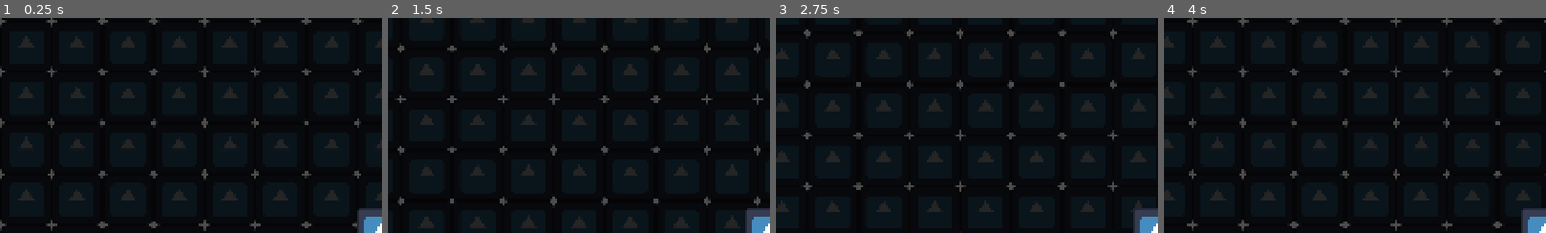
Above: before the commit, frames 1-4 (left to right).
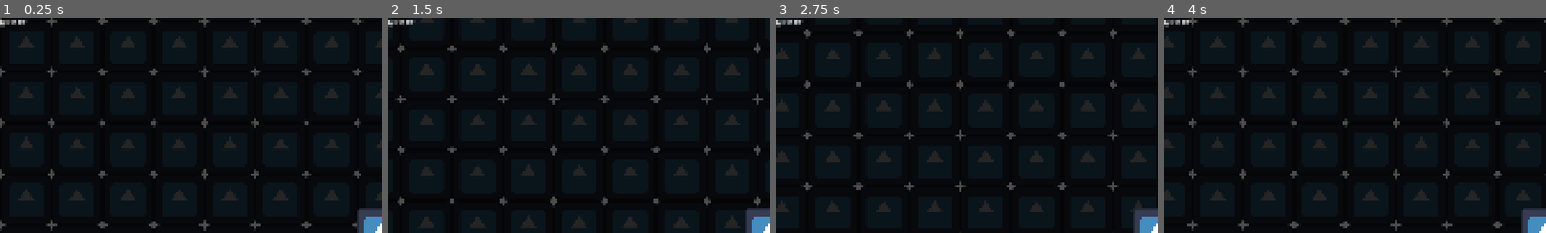
Above: after the commit, the same moments.

Repository: Lightbringer453/DungeonLB
Game: Godot game, scene res://scenes/main_game.tscn
Two runs of this game, one before a commit and one after it. Both use one fixed random seed, a clock stepped at 60 frames per second and the inputs below. The engine's default icon, where the game draws it, is replaced by a stand-in: a white triangle on a blue panel in a dark square.
Inputs:
- Up to frame 1 (0.25 s): no input
- Up to frame 2 (1.5 s): tap Enter at 0.5 s; hold Right (ui_right) 0.53-1.28 s; hold Down (ui_down) from 1.28 s (still down)
- Up to frame 3 (2.75 s): release Down (ui_down) at 2.03 s; hold Right (ui_right) from 2.03 s (still down)
- Up to frame 4 (4 s): release Right (ui_right) at 2.78 s; hold Up (ui_up) 2.78-3.53 s; hold Left (ui_left) from 3.53 s (still down)
The pictures show only the part of the screen within x 0-50%, y 0-50%; the shares and areas given below are measured in that part.

The runs differ from the first frame. In frame 1, 0.2% of the frame differs, in the area x 0-8%, y 0-5%; in frame 2, 0.2%; in frame 3, 0.2%; in frame 4, 0.1%.

Commit message:
feat: complete experience system and refactor enemy

Diff:
--- a/scenes/enemies/slime.tscn
+++ b/scenes/enemies/slime.tscn
@@ -2,6 +2,7 @@
 
 [ext_resource type="Script" uid="uid://ccvn5u67soet2" path="res://scripts/enemies/slime.gd" id="1_ahq63"]
 [ext_resource type="Texture2D" uid="uid://dlqmned1lon18" path="res://icon.svg" id="1_rldp6"]
+[ext_resource type="PackedScene" uid="uid://djb2orvjs6dtn" path="res://scenes/pickups/XPGem.tscn" id="2_ankfk"]
 [ext_resource type="Script" uid="uid://cpwf2i0vo70km" path="res://scripts/components/hurtbox_component.gd" id="3_4h4y0"]
 [ext_resource type="Script" uid="uid://bt5tdua0rmte7" path="res://scripts/components/health_component.gd" id="4_b58ev"]
 
@@ -14,9 +15,9 @@
 [sub_resource type="CircleShape2D" id="CircleShape2D_h70q2"]
 radius = 26.0
 
-[node name="Slime" type="CharacterBody2D" unique_id=688680531 groups=["enemies"]]
-motion_mode = 1
+[node name="Slime" type="Area2D" unique_id=11711418 groups=["enemies"]]
 script = ExtResource("1_ahq63")
+xp_gem_scene = ExtResource("2_ankfk")
 
 [node name="Sprite2D" type="Sprite2D" parent="." unique_id=1997872795]
 scale = Vector2(0.4, 0.4)
--- a/scenes/main_game.tscn
+++ b/scenes/main_game.tscn
@@ -3,6 +3,7 @@
 [ext_resource type="PackedScene" uid="uid://coodly1g6rvok" path="res://scenes/player/player.tscn" id="1_s3esy"]
 [ext_resource type="Texture2D" uid="uid://dlqmned1lon18" path="res://icon.svg" id="2_72e8q"]
 [ext_resource type="PackedScene" uid="uid://3q0dqfmt4nk2" path="res://scenes/managers/EnemySpawner.tscn" id="4_0rdsr"]
+[ext_resource type="Script" uid="uid://dtp8oiyerf20" path="res://scripts/ui/xp_ui.gd" id="4_ipu61"]
 
 [node name="MainGame" type="Node2D" unique_id=39240938]
 
@@ -24,4 +25,33 @@
 
 [node name="EnemySpawner" parent="." unique_id=1799671900 instance=ExtResource("4_0rdsr")]
 
+[node name="UI" type="CanvasLayer" parent="." unique_id=1554806047]
+script = ExtResource("4_ipu61")
+
+[node name="Control" type="Control" parent="UI" unique_id=13828906]
+layout_mode = 3
+anchors_preset = 15
+anchor_right = 1.0
+anchor_bottom = 1.0
+grow_horizontal = 2
+grow_vertical = 2
+
+[node name="LevelLabel" type="Label" parent="UI/Control" unique_id=1670936755]
+layout_mode = 0
+offset_right = 40.0
+offset_bottom = 23.0
+text = "Level 1"
+
+[node name="ProgressBar" type="ProgressBar" parent="UI/Control" unique_id=1977053631]
+layout_mode = 0
+offset_right = 4.0
+offset_bottom = 27.0
+max_value = 10.0
+
+[node name="XPLabel" type="Label" parent="UI/Control" unique_id=465532131]
+layout_mode = 0
+offset_right = 40.0
+offset_bottom = 23.0
+text = "0 / 10 XP"
+
 [editable path="Player"]
--- /dev/null
+++ b/scenes/pickups/XPGem.tscn
@@ -0,0 +1,17 @@
+[gd_scene format=3 uid="uid://djb2orvjs6dtn"]
+
+[ext_resource type="Script" uid="uid://ds7a77o3vtgem" path="res://scripts/pickups/xp_gem.gd" id="1_ps5si"]
+[ext_resource type="Texture2D" uid="uid://utx70es2cr5a" path="res://assets/sprites/xp/Crystal.png" id="2_7770t"]
+
+[sub_resource type="CircleShape2D" id="CircleShape2D_dvog6"]
+radius = 12.0
+
+[node name="XpGem" type="Area2D" unique_id=176727051]
+visibility_layer = 16
+script = ExtResource("1_ps5si")
+
+[node name="Sprite2D" type="Sprite2D" parent="." unique_id=918174446]
+texture = ExtResource("2_7770t")
+
+[node name="CollisionShape2D" type="CollisionShape2D" parent="." unique_id=966937263]
+shape = SubResource("CircleShape2D_dvog6")
--- a/scenes/player/player.tscn
+++ b/scenes/player/player.tscn
@@ -5,6 +5,7 @@
 [ext_resource type="Script" uid="uid://bt5tdua0rmte7" path="res://scripts/components/health_component.gd" id="3_gmlin"]
 [ext_resource type="Script" uid="uid://cpwf2i0vo70km" path="res://scripts/components/hurtbox_component.gd" id="3_lvxji"]
 [ext_resource type="PackedScene" uid="uid://cdqtcpky7gl40" path="res://scenes/weapons/Sword.tscn" id="5_p47bc"]
+[ext_resource type="Script" uid="uid://bfd8i4qtvfrus" path="res://scripts/components/experience_component.gd" id="6_75vfm"]
 
 [sub_resource type="RectangleShape2D" id="RectangleShape2D_dvog6"]
 size = Vector2(108, 112)
@@ -40,3 +41,6 @@
 position = Vector2(60, 0)
 
 [node name="Sword" parent="WeaponPivot" unique_id=2117431512 instance=ExtResource("5_p47bc")]
+
+[node name="ExperienceComponent" type="Node" parent="." unique_id=1458848626]
+script = ExtResource("6_75vfm")
--- /dev/null
+++ b/scripts/components/experience_component.gd
@@ -0,0 +1,25 @@
+extends Node
+
+signal xp_changed(current_xp: int, xp_to_next_level: int)
+signal level_up(level: int)
+
+@export var xp_to_next_level: int = 10
+
+var current_xp: int = 0
+var level: int = 1
+
+
+func add_xp(amount: int) -> void:
+	current_xp += amount
+
+	while current_xp >= xp_to_next_level:
+		current_xp -= xp_to_next_level
+		level += 1
+
+		print("LEVEL UP! Level:", level)
+
+		level_up.emit(level)
+
+	xp_changed.emit(current_xp, xp_to_next_level)
+
+	print("XP:", current_xp, "/", xp_to_next_level)
--- a/scripts/enemies/slime.gd
+++ b/scripts/enemies/slime.gd
@@ -1,58 +1,50 @@
-extends CharacterBody2D
+extends Area2D
 
+@export var xp_gem_scene: PackedScene
 @export var move_speed: float = 120.0
 @export var stopping_distance: float = 45.0
 @export var damage: int = 10
 @export var attack_cooldown: float = 1.0
 
+@onready var health_component = $HealthComponent
+@onready var hitbox = $Hitbox
+
 var player: CharacterBody2D
-var can_attack: bool = true
-
-@onready var hitbox: Area2D = $Hitbox
-@onready var health_component = $HealthComponent
+var can_attack := true
 
 
 func _ready() -> void:
-	player = get_tree().current_scene.get_node("Player") as CharacterBody2D
+	player = get_tree().current_scene.get_node("Player")
 
+	health_component.died.connect(_on_died)
+
+	hitbox.body_entered.connect(_on_hitbox_body_entered)
+
+
+func _process(delta: float) -> void:
 	if player == null:
-		push_warning("Player bulunamadı.")
 		return
 
-	hitbox.area_entered.connect(_on_hitbox_area_entered)
-	health_component.died.connect(_on_died)
+	var direction = player.global_position - global_position
+	var distance = direction.length()
+
+	if distance > stopping_distance:
+		global_position += direction.normalized() * move_speed * delta
 
 
-func _physics_process(_delta: float) -> void:
-	if player == null:
-		velocity = Vector2.ZERO
+func _on_hitbox_body_entered(body: Node) -> void:
+	if body != player:
 		return
 
-	var distance_to_player := global_position.distance_to(player.global_position)
-
-	if distance_to_player > stopping_distance:
-		var direction := global_position.direction_to(player.global_position)
-		velocity = direction * move_speed
-	else:
-		velocity = Vector2.ZERO
-
-	move_and_slide()
-
-
-func _on_hitbox_area_entered(area: Area2D) -> void:
-	if area.name != "Hurtbox":
+	if !can_attack:
 		return
 
-	attack(area)
+	can_attack = false
 
+	var hurtbox = body.get_node("Hurtbox")
 
-func attack(hurtbox: Area2D) -> void:
-	if not can_attack:
-		return
-
-	hurtbox.damage(damage)
-
-	can_attack = false
+	if hurtbox:
+		hurtbox.damage(damage)
 
 	await get_tree().create_timer(attack_cooldown).timeout
 
@@ -60,4 +52,9 @@
 
 
 func _on_died() -> void:
+	if xp_gem_scene:
+		var gem = xp_gem_scene.instantiate()
+		gem.global_position = global_position
+		get_tree().current_scene.get_node("PickupContainer").add_child(gem)
+
 	queue_free()
--- /dev/null
+++ b/scripts/pickups/xp_gem.gd
@@ -0,0 +1,19 @@
+extends Area2D
+
+@export var xp_amount: int = 1
+
+
+func _ready() -> void:
+	body_entered.connect(_on_body_entered)
+
+
+func _on_body_entered(body: Node2D) -> void:
+	if body.name != "Player":
+		return
+
+	var experience_component = body.get_node("ExperienceComponent")
+
+	if experience_component:
+		experience_component.add_xp(xp_amount)
+
+	queue_free()
--- /dev/null
+++ b/scripts/ui/xp_ui.gd
@@ -0,0 +1,26 @@
+extends CanvasLayer
+
+@onready var level_label: Label = $Control/LevelLabel
+@onready var xp_bar: ProgressBar = $Control/ProgressBar
+@onready var xp_label: Label = $Control/XPLabel
+
+
+func _ready() -> void:
+	var experience = get_tree().current_scene.get_node("Player/ExperienceComponent")
+
+	experience.xp_changed.connect(_on_xp_changed)
+	experience.level_up.connect(_on_level_up)
+
+	_on_xp_changed(experience.current_xp, experience.xp_to_next_level)
+	level_label.text = "Level %d" % experience.level
+
+
+func _on_xp_changed(current_xp: int, max_xp: int) -> void:
+	xp_bar.max_value = max_xp
+	xp_bar.value = current_xp
+
+	xp_label.text = "%d / %d XP" % [current_xp, max_xp]
+
+
+func _on_level_up(level: int) -> void:
+	level_label.text = "Level %d" % level
Binary file added: assets/sprites/xp/Crystal.png
Not shown, added: assets/sprites/xp/Crystal.png.import
Not shown, added: scripts/components/experience_component.gd.uid
Not shown, added: scripts/pickups/xp_gem.gd.uid
Not shown, added: scripts/ui/xp_ui.gd.uid
